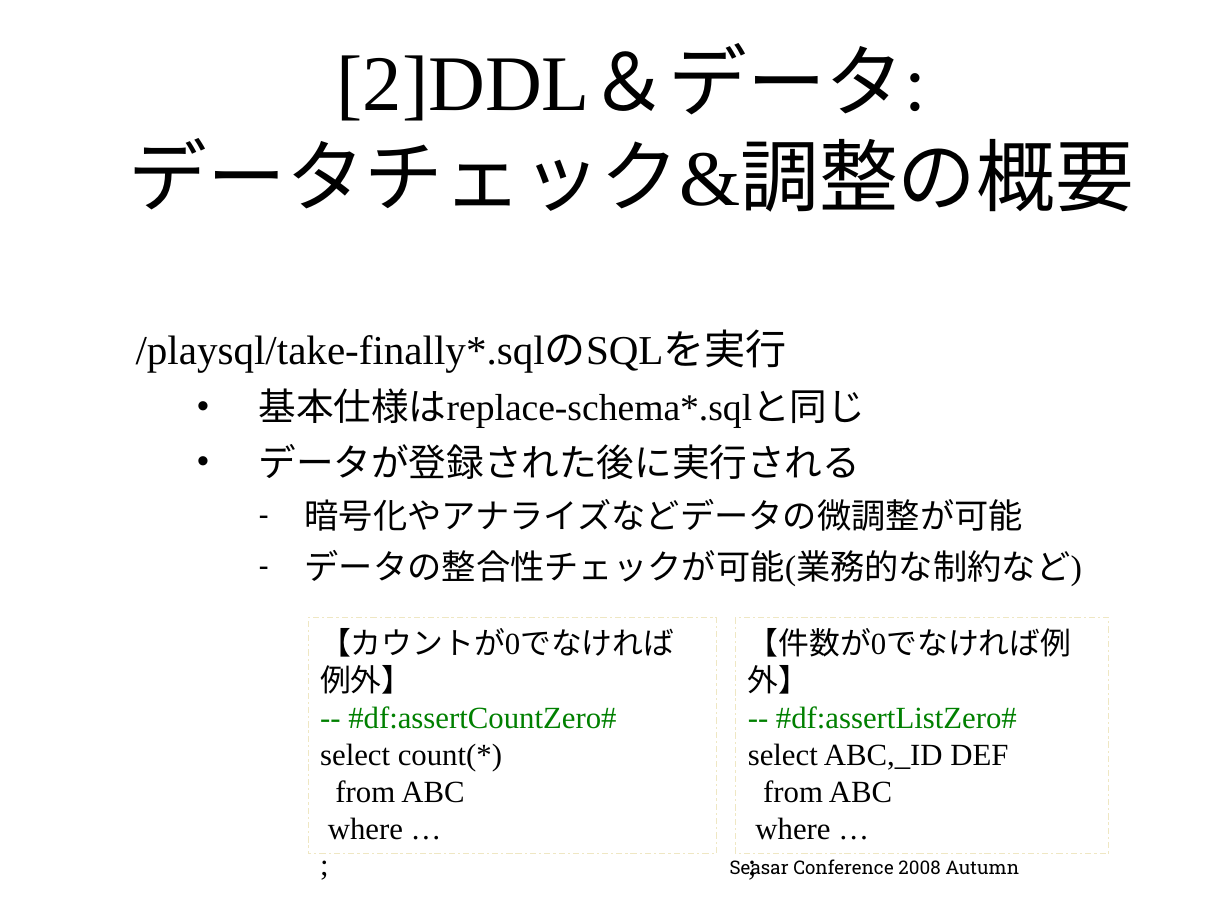
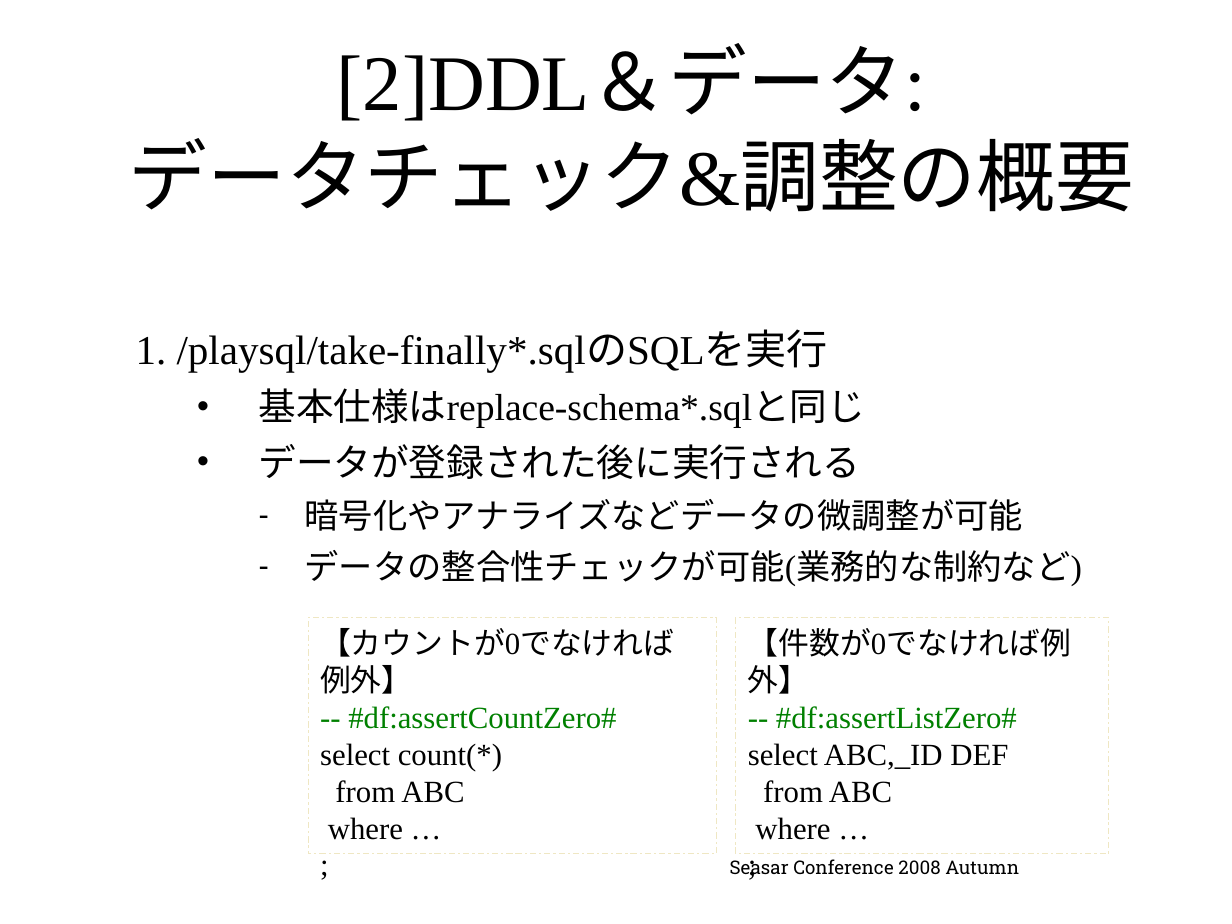
Before and after one commit to seasarorg/dbflute, a slide deck: slide 29 of dbflute/etc/doc/ref/session/resource/GenbaSolution2-sc2008autumn-dbflute.pptx. Drawn at 1232x924 pixels with LibreOffice and Linux fonts; fonts in the diff are those of the drawing; background and template pictures are left out. Boxes give left, top, right and bottom in pixels: in the first picture for what was removed or moved away, otherwise in the second. Text is boxed around its words. In the diff, an @@ line names an element or a change of style, - is before the commit and + after.

```diff
--- a/dbflute/etc/doc/ref/session/resource/GenbaSolution2-sc2008autumn-dbflute.pptx
+++ b/dbflute/etc/doc/ref/session/resource/GenbaSolution2-sc2008autumn-dbflute.pptx
@@ text at bbox=[136, 332, 828, 372]: text changed @@
-/playsql/take-finally*.sqlのSQLを実行
+1. /playsql/take-finally*.sqlのSQLを実行
```
Also in this commit, not shown: 2 other slides changed.
